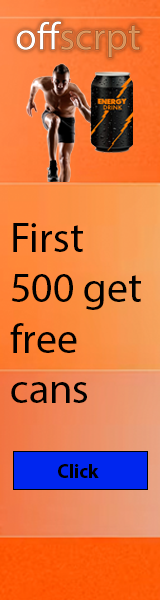
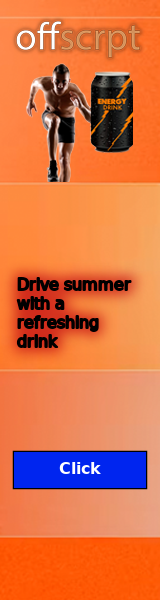
Layers edited between the first and the second 160×600 image:
painted on "Click" over [58, 462, 101, 478]
painted on "description" over [2, 223, 145, 403]